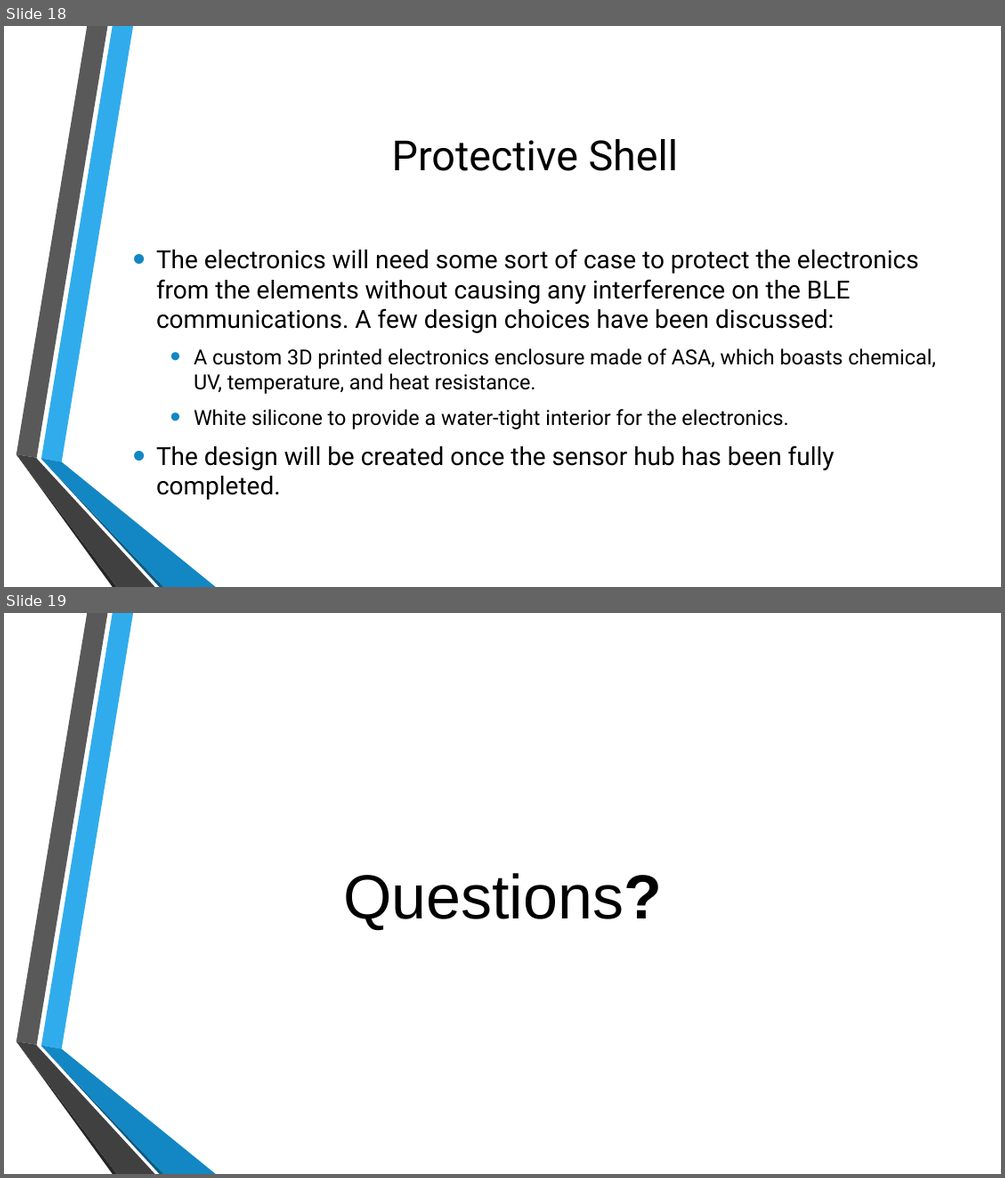
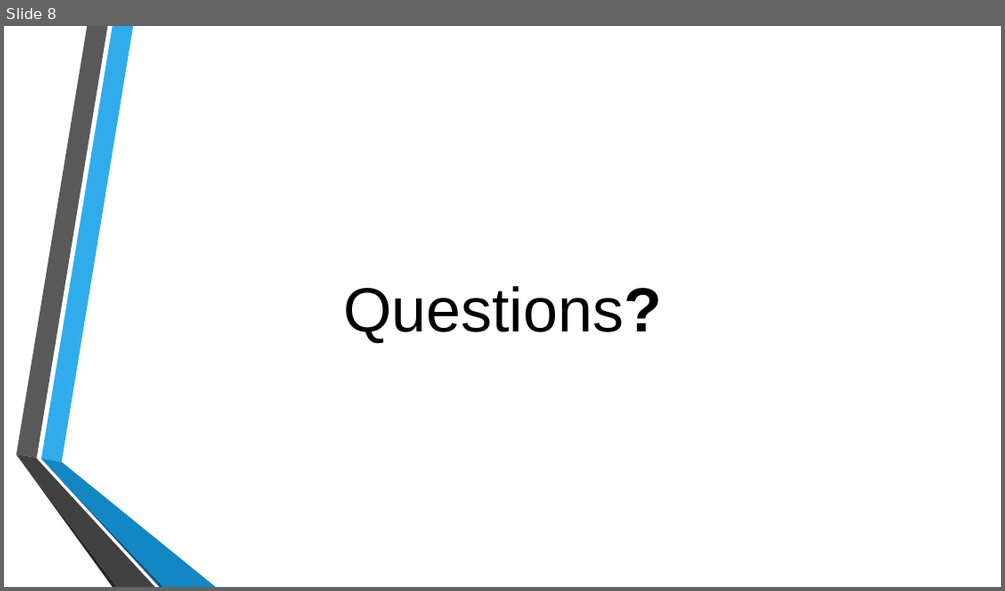
Before and after one commit to kyobg/HOOF-IMU, a slide deck: SDP_Summer_Progress.pptx. Shown one above the other, each under a label of ours: slides 18 and 19 before the commit, slide 8 after it. The pictures are 1005x1178 and 1005x591 pixels, drawn with LibreOffice and Linux fonts; fonts in the diff are those of the drawing; background and template pictures are left out. Boxes give left, top, right and bottom in pixels: in the first picture for what was removed or moved away, otherwise in the second. Text is boxed around its words. In the diff, an @@ line names an element or a change of style, - is before the commit and + after.

```diff
--- a/SDP_Summer_Progress.pptx
+++ b/SDP_Summer_Progress.pptx
@@ slide 18 removed at <box>4,26,1001,587</box>, background picture (left out); not listed: 6 template elements that a slide beside it also shows @@
@@ title removed at <box>392,139,679,171</box> @@
-Protective Shell
@@ text removed at <box>156,248,936,499</box> @@
-• The electronics will need some sort of case to protect the electronics from the elements without causing any interference on the BLE communications. A few design choices have been discussed:
-  • A custom 3D printed electronics enclosure made of ASA, which boasts chemical, UV, temperature, and heat resistance.
-  • White silicone to provide a water-tight interior for the electronics.
-• The design will be created once the sensor hub has been fully completed.
@@ what was slide 19 is now slide 8 @@
```
Also in this commit, not shown: 1 slide changed, 5 slides added, 15 other slides removed, 5 other files.
